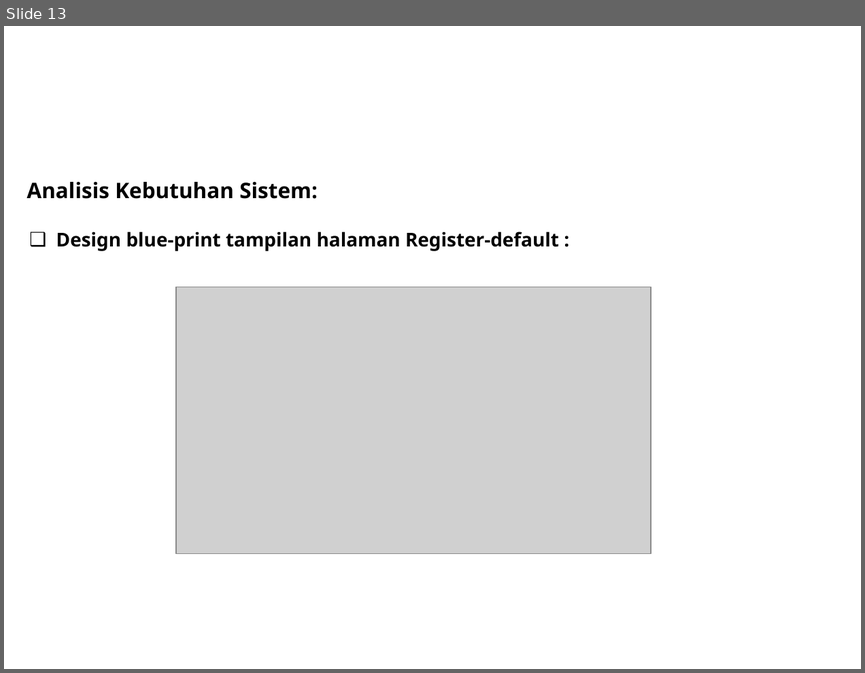
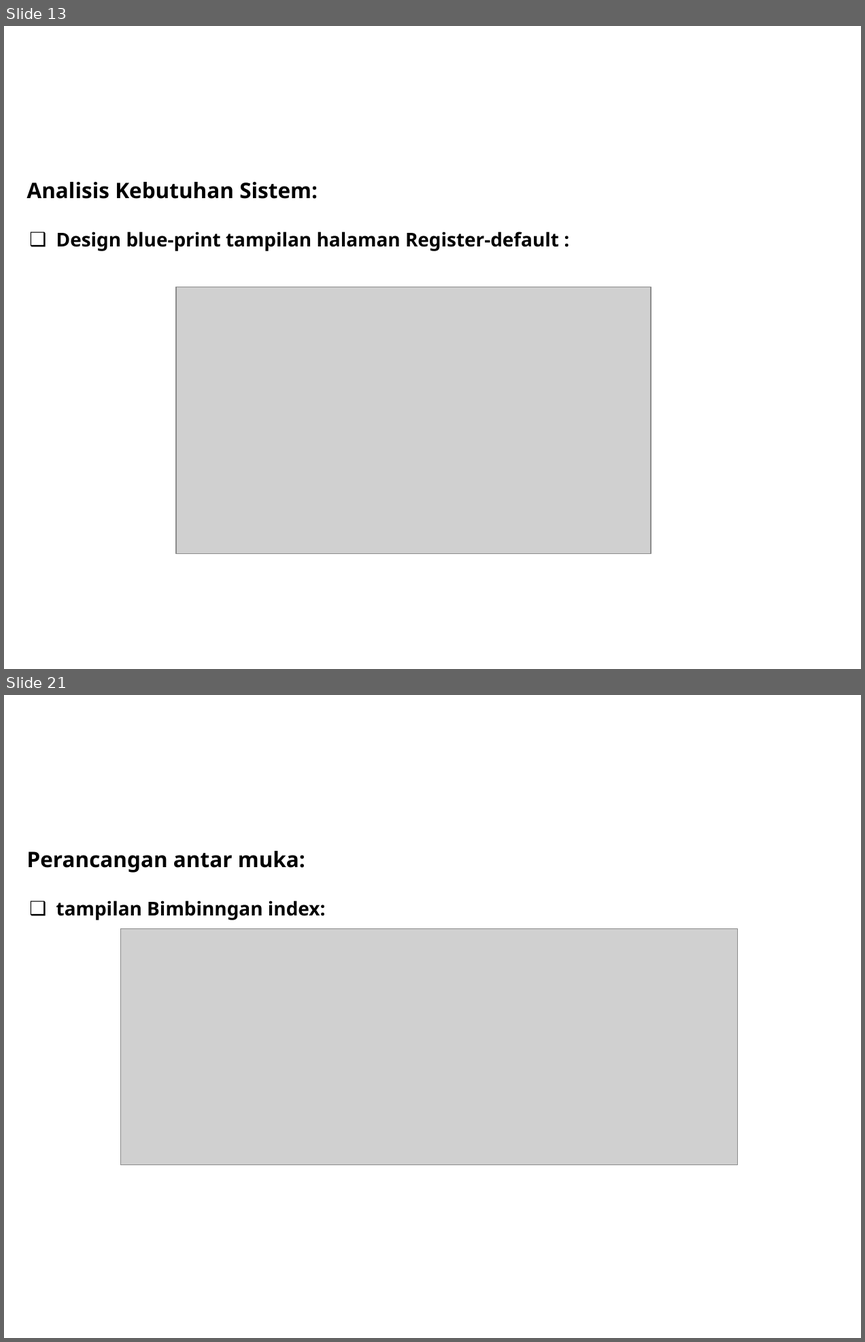
Before and after one commit to DoengJoeng/Skripsi, a slide deck: File Jurnal & point revisi/Persentasi Sistem Pakar.pptx. Shown one above the other, each under a label of ours: slide 13 before the commit, slides 13 and 21 after it; the slides between them are not shown. The pictures are 865x673 and 865x1342 pixels, drawn with LibreOffice and Linux fonts; fonts in the diff are those of the drawing; grey boxes stand for pictures; background and template pictures are left out. Boxes give left, top, right and bottom in pixels: in the first picture for what was removed or moved away, otherwise in the second. Text is boxed around its words. In the diff, an @@ line names an element or a change of style, - is before the commit and + after.

```diff
--- a/File Jurnal & point revisi/Persentasi Sistem Pakar.pptx
+++ b/File Jurnal & point revisi/Persentasi Sistem Pakar.pptx
@@ slide 21 added at box(4, 695, 861, 1338), background picture (left out) @@
@@ text added at box(27, 851, 305, 872), 18 pt, text #000000, bold @@
+Perancangan antar muka:
@@ title added at box(56, 900, 326, 920), 16 pt, text #000000, bold @@
+❑ tampilan Bimbinngan index:
@@ picture added at box(120, 929, 738, 1166) @@
```
Also in this commit, not shown: 3 slides changed, 6 other slides added.
